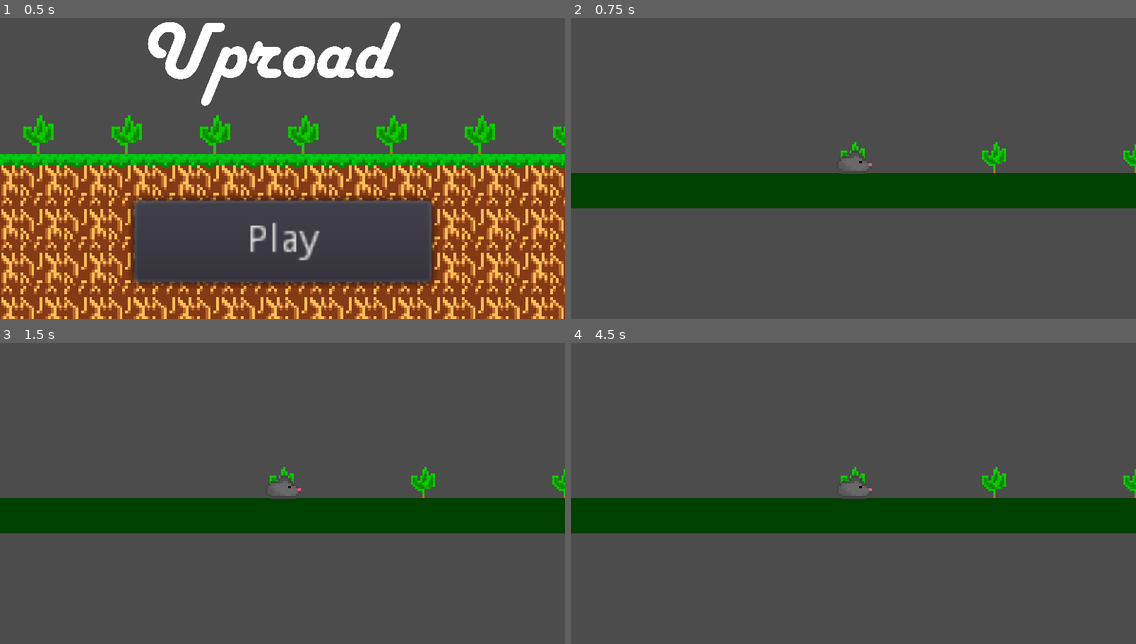
Above: before the commit, frames 1-4 (two rows, left to right).
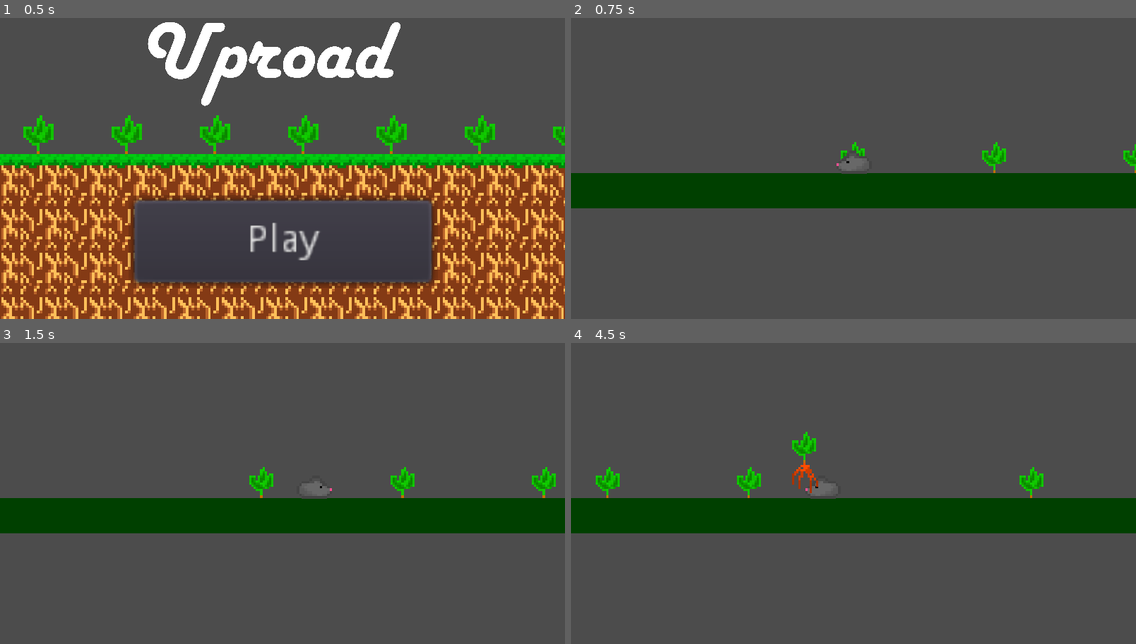
Above: after the commit, the same moments.

Repository: EndersteveGamer/GGJ-2023
Game: Godot game, scene res://Scene/Main Menu.tscn
Same seed, same stepped clock (60 frames per second), same inputs: the game is played once before the commit and once after it.
Inputs:
- Up to frame 1 (0.5 s): no input
- Up to frame 2 (0.75 s): click "Play" at 0.5 s
- Up to frame 3 (1.5 s): tap Enter at 1.25 s; hold Right (ui_right) from 1.28 s (still down)
- Up to frame 4 (4.5 s): release Right (ui_right) at 2.03 s; hold Down (ui_down) 2.03-2.78 s; hold Right (ui_right) 2.78-3.53 s; hold Up (ui_up) 3.53-4.28 s; hold Left (ui_left) from 4.28 s (still down)

Frame 1 is identical in both runs. In frame 2, less than 0.1% of the frame differs, in the area x 47-54%, y 44-50%; in frame 3, 1.3%; in frame 4, 1.7%, in the area x 4-100%, y 29-52%.
Error before the commit: Attempt to call function 'get_node' in base 'null instance' on a null instance. (res://Script/Rat.gd:9)

Commit message:
Progress

Diff:
--- a/The Other Godot Project/Script/Game.gd
+++ b/The Other Godot Project/Script/Game.gd
@@ -54,7 +54,7 @@
 		gridSet(x,newPlant)
 		newPlant.position.y+=32
 		print("index "+str(newPlant.index))
-		newPlant.audioManager=owner.get_node("AudioManager")
+		newPlant.audioManager=get_node("AudioManager")
 		return newPlant
 	return null
 
--- a/The Other Godot Project/Script/Rat.gd
+++ b/The Other Godot Project/Script/Rat.gd
@@ -6,7 +6,7 @@
 var facing=false # false is facing right
 onready var sprite=get_node("Sprite")
 onready var grabbed=get_node("Grab").get_node("Grabbed")
-var audioManager=owner.get_node("AudioManager")
+onready var audioManager=owner.get_node("AudioManager")
 
 var touched=null #the plant the rat touches right now
 var second=null #the second plant it touches
